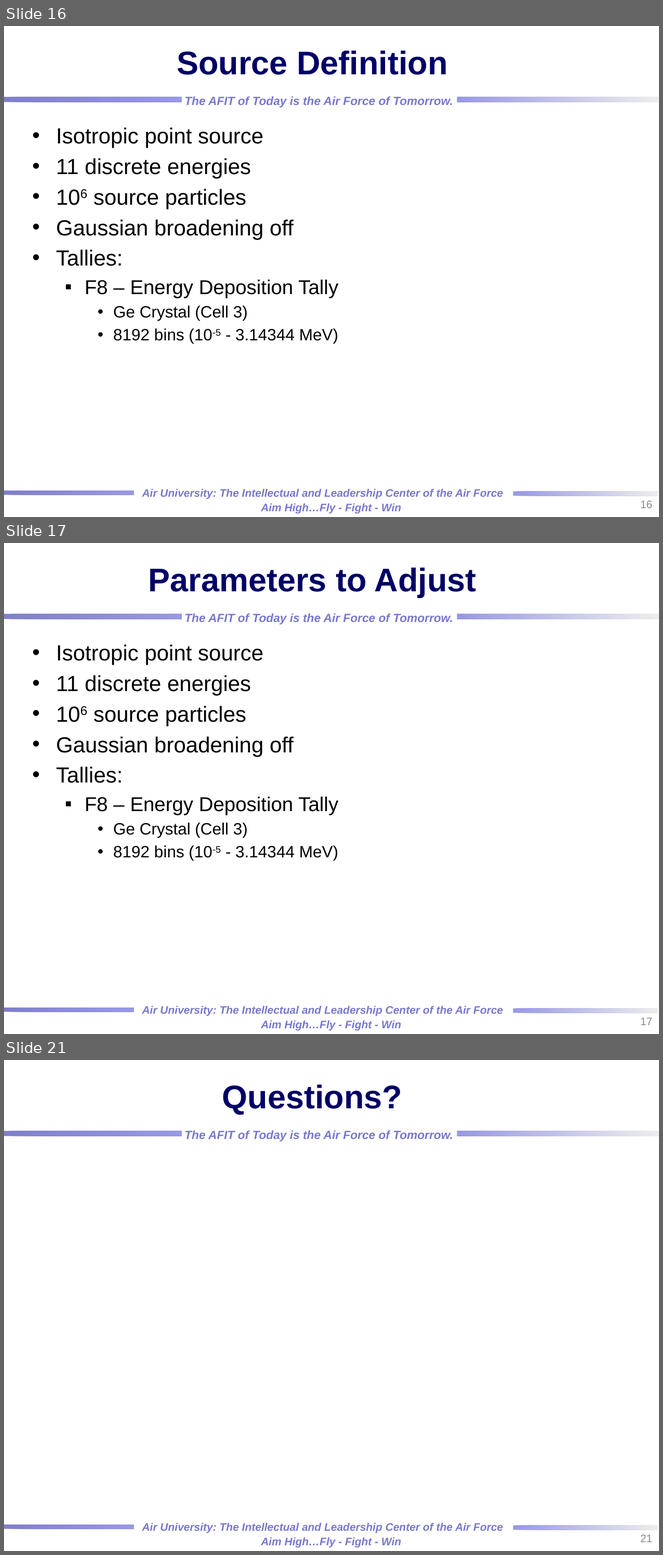
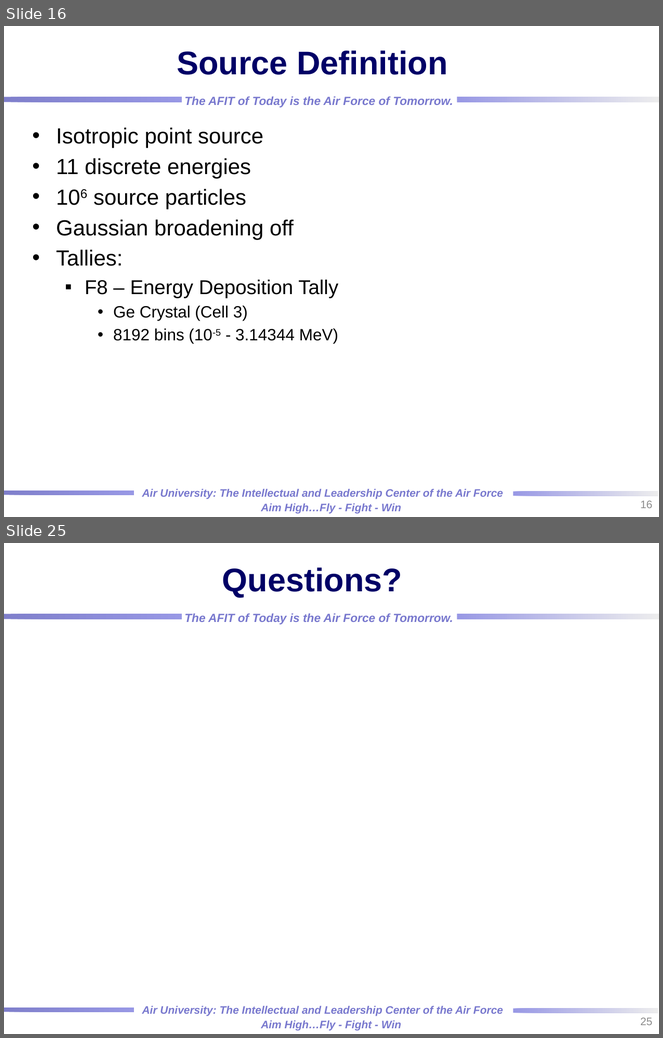
Before and after one commit to rtorzilli/GeDetector-Project, a slide deck: Report/HPGe_Automation Optimization_MCNP_Model.pptx. Shown one above the other, each under a label of ours: slides 16, 17 and 21 before the commit, slides 16 and 25 after it; the slides between them are not shown. The pictures are 663x1555 and 663x1038 pixels, drawn with LibreOffice and Linux fonts; fonts in the diff are those of the drawing; background and template pictures are left out. Boxes give left, top, right and bottom in pixels: in the first picture for what was removed or moved away, otherwise in the second. Text is boxed around its words. In the diff, an @@ line names an element or a change of style, - is before the commit and + after.

```diff
--- a/Report/HPGe_Automation Optimization_MCNP_Model.pptx
+++ b/Report/HPGe_Automation Optimization_MCNP_Model.pptx
@@ slide 17 removed at (x1=4, y1=543, x2=659, y2=1034), background picture (left out); not listed: 7 template elements that a slide beside it also shows @@
@@ title removed at (x1=149, y1=567, x2=477, y2=597) @@
-Parameters to Adjust
@@ text removed at (x1=56, y1=644, x2=338, y2=861) @@
-• Isotropic point source
-• 11 discrete energies
-• 106 source particles
-• Gaussian broadening off
-• Tallies:
-  ▪ F8 – Energy Deposition Tally
-    • Ge Crystal (Cell 3)
-    • 8192 bins (10-5 - 3.14344 MeV)
@@ page number removed at (x1=640, y1=1018, x2=652, y2=1026) @@
-17
@@ what was slide 21 is now slide 25 @@
@@ page number at (x1=640, y1=1018, x2=652, y2=1026): text changed @@
-21
+25
```
Also in this commit, not shown: 5 slides changed, 5 slides added, 1 other file.
